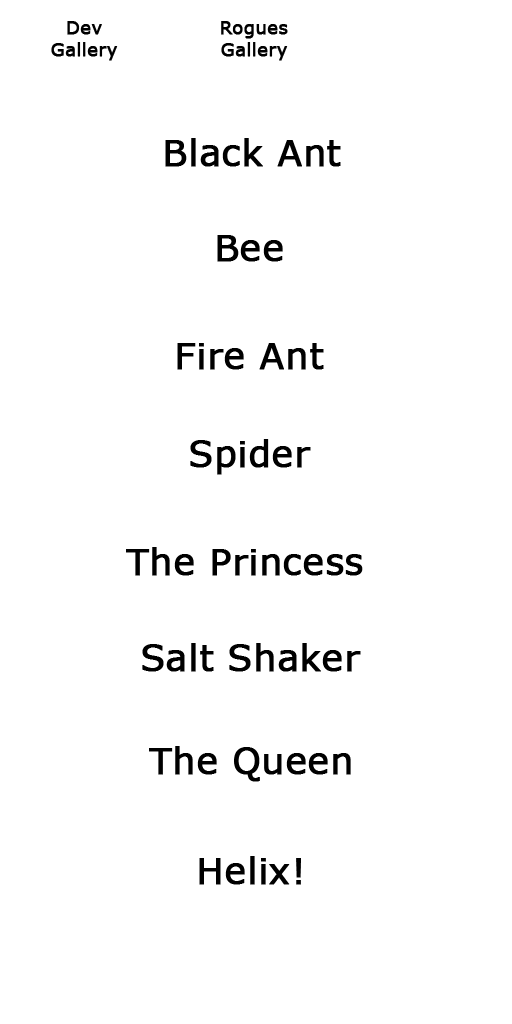
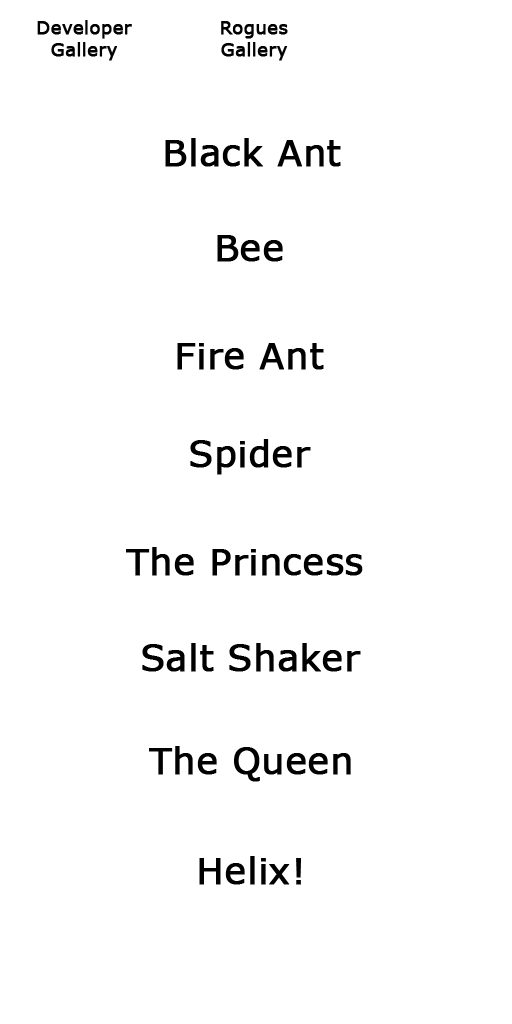
Revision of a layered 512×1024 image; what changed, layer by layer:
renamed "Dev Gallery" to "Developer Gallery", painted on it over [37, 20, 132, 39]
